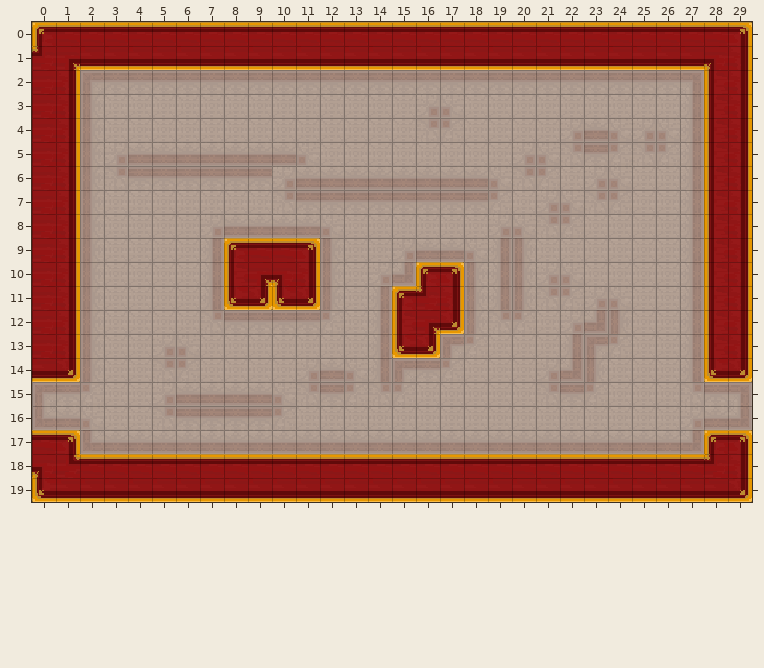
Tiled map, stored at Assets/maps/HubRooms/5 - Higher Class Rooms/E2 room.tmx. That is the earlier state.
Cells are 16x16 px. Shown: x 0..29, y 0..19.
The result:
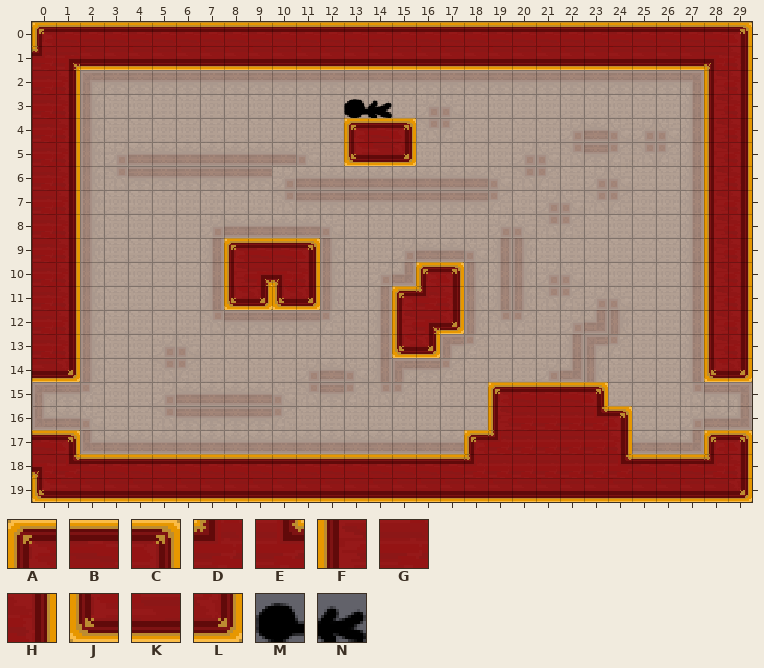
Key: from "Carpet": A 0, B 1, C 2, D 3, E 4, F 5, G 6, H 7, J 10, K 11, L 12; from "PlaceholderSprites": M 62 turned 270, N 77 turned 270.
_ is an empty cell.
Difference:
{"where": "layer \"ground\""}
{"y":3,"x":13,"old":"__","new":"MN"}
{"y":4,"x":13,"old":"___","new":"ABC"}
{"y":5,"x":13,"old":"___","new":"JKL"}
{"y":15,"x":19,"old":"_____","new":"ABBBC"}
{"y":16,"x":19,"old":"______","new":"FGGGEC"}
{"y":17,"x":18,"old":"_______","new":"ADGGGGH"}
{"y":18,"x":18,"old":"BBBBBBB","new":"DGGGGGE"}
